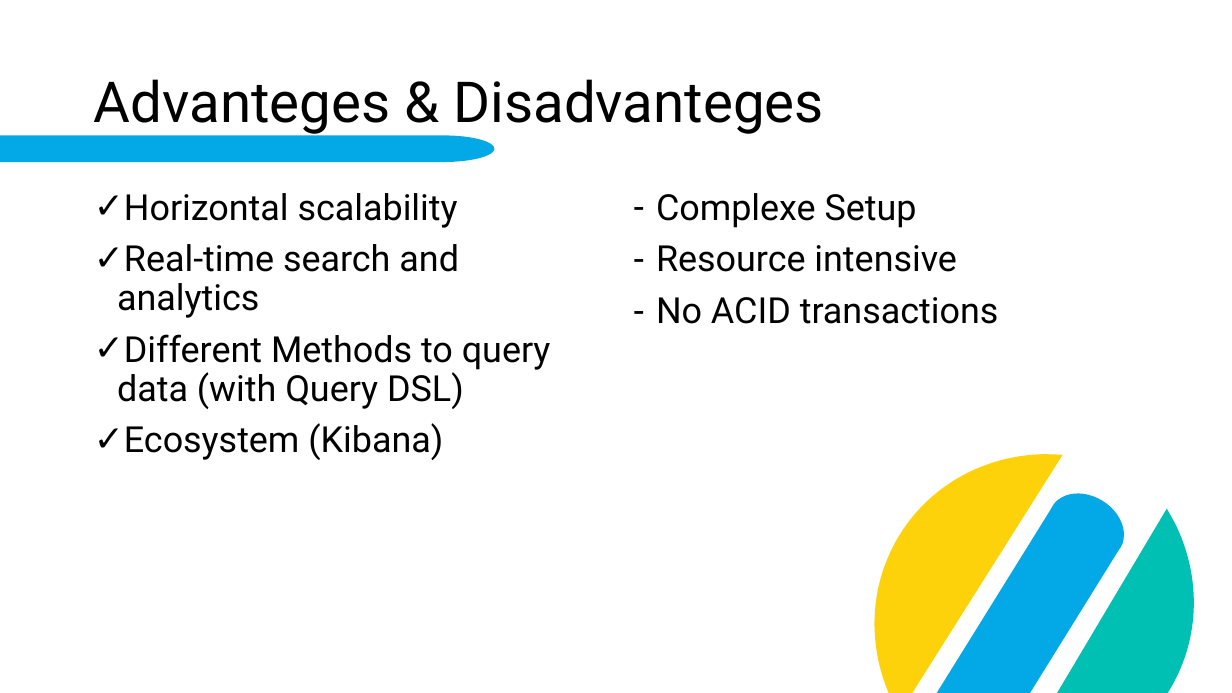
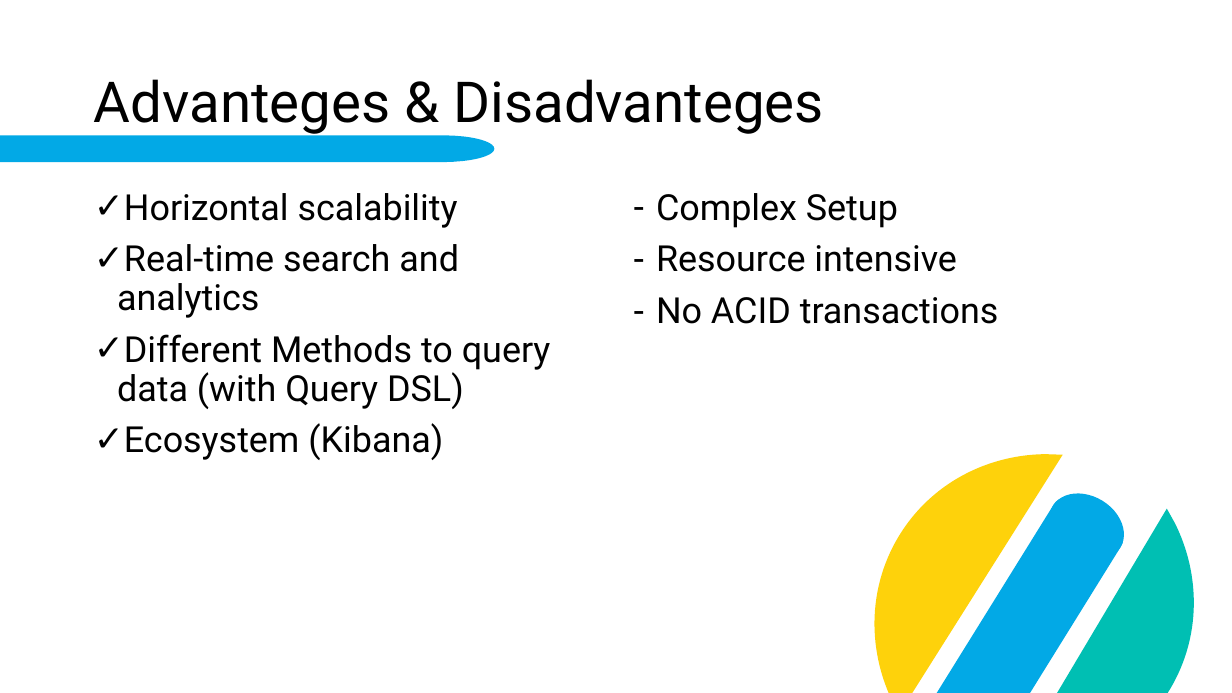
Before and after one commit to fabi2k03/dab_elasticsearch_paper, a slide deck: slide 14 of Elasticsearch.pptx. Drawn at 1232x693 pixels with LibreOffice and Linux fonts; fonts in the diff are those of the drawing; background and template pictures are left out. Boxes give left, top, right and bottom in pixels: in the first picture for what was removed or moved away, otherwise in the second. Text is boxed around its words. In the diff, an @@ line names an element or a change of style, - is before the commit and + after.

Commit message:
Fixed presentation by removing typos

```diff
--- a/Elasticsearch.pptx
+++ b/Elasticsearch.pptx
@@ text at (656,193,898,228): text changed @@
-– Complexe Setup
+– Complex Setup
```
Also in this commit, not shown: 2 other slides changed.
